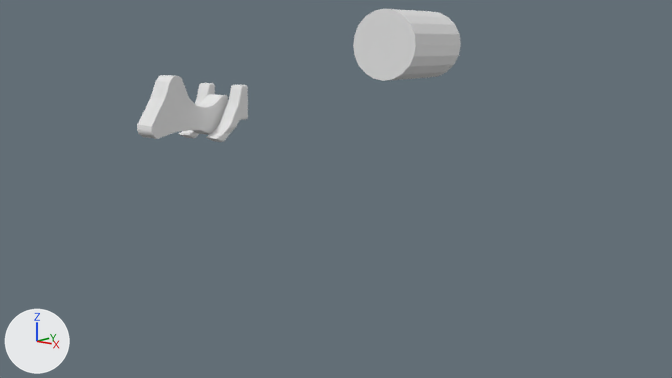
The Blender file DesertEagle_01.blend: old version first, new version second.
Camera for both pictures: the file's camera 'Camera'. Every picture has the same lights, and +X, +Y and +Z are marked at lower left.

Names of what the first picture shows: 'Back block', 'Cylinder', 'Cyngiel'.
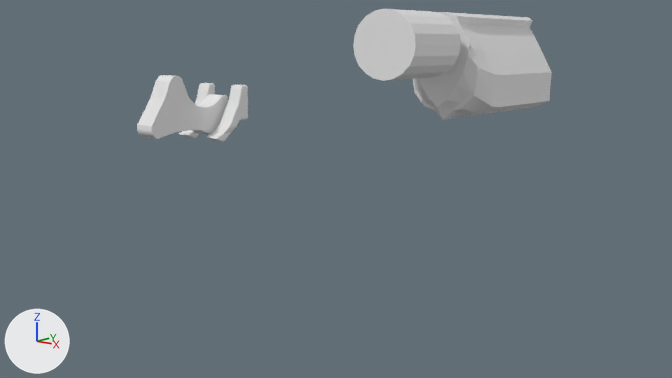
Commit message: Archive version

The edits, one by one:
Mesh me_cylinder_002 is new.
It has 99 vertices, 90 faces and spans x 0.0..0.246, y -1.261..-0.24, z 1.515..2.142.
Object 'Cylinder.002' (ob_cylinder_002) is new; it shows me_cylinder_002.
Its location is (0.0, 0.0, 0.0).
It gains a MIRROR modifier named 'Mirror'.
Modifier setting: use_clip = True.

Boxes [x1, y1, x2, y2] around the edits, measured in the pictures (672 x 378 px):
'Cylinder.002', added
    after: [413, 12, 552, 120]
